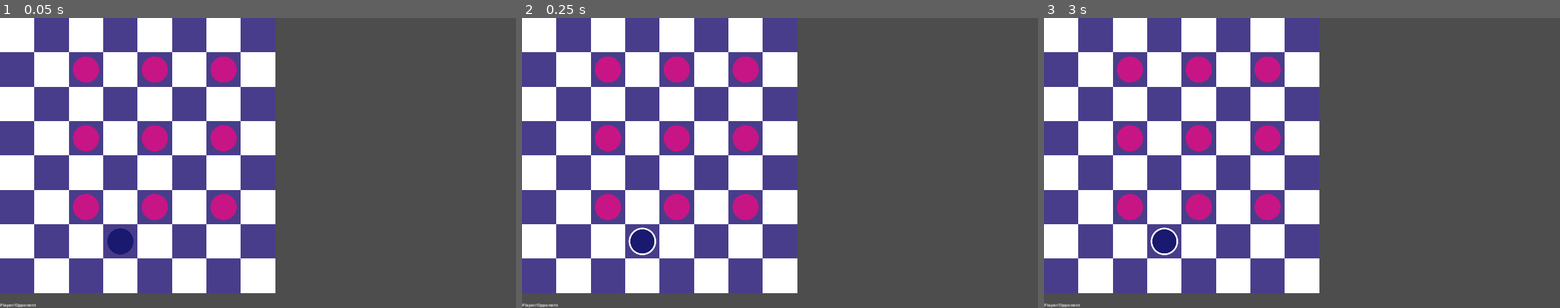
Above: before the commit, frames 1-3 (left to right).
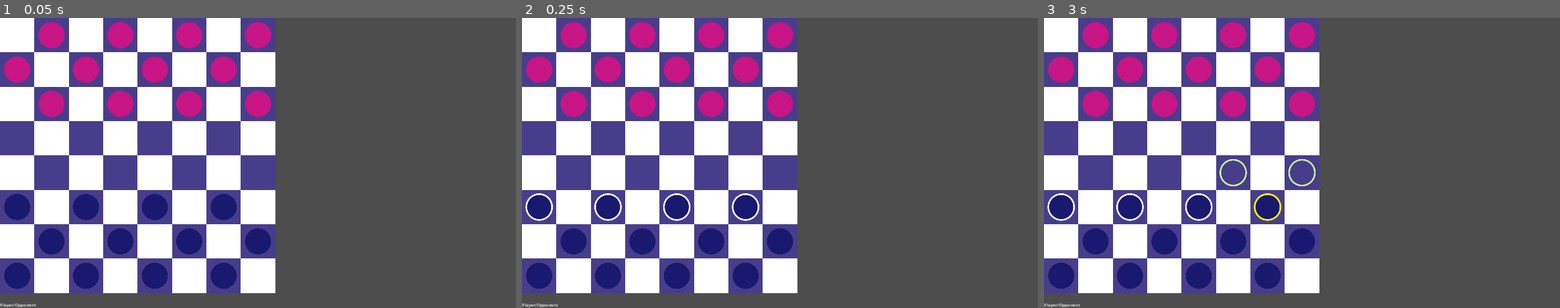
Above: after the commit, the same moments.

Repository: mattsullentrup/godot-checkers
Game: Godot game, scene res://rewrite/level/level.tscn
Two runs of this game, one before a commit and one after it. Both use one fixed random seed, a clock stepped at 60 frames per second and the inputs below.
Inputs (mouse positions are in pixels of both pictures, inside the frame that each line leads up to):
- Up to frame 1 (0.05 s): no input
- Up to frame 2 (0.25 s): no input
- Up to frame 3 (3 s): tap Enter at 0.5, 2 s; move the mouse to (1415, 148) at 0.52 s; press the mouse at (1415, 148) at 0.53 s; tap Space at 1.25, 2.75 s; move the mouse to (1198, 177) at 1.27 s; release the mouse at (1198, 177) at 1.28 s; right-click (1198, 177) at 1.35 s; click (1198, 177) at 1.42 s; move the mouse to (1353, 99) at 2.02 s; press the mouse at (1353, 99) at 2.03 s; move the mouse to (1276, 221) at 2.77 s; release the mouse at (1276, 221) at 2.78 s; right-click (1276, 221) at 2.85 s; click (1276, 221) at 2.92 s

The runs differ from the first frame. In frame 1, 8.3% of the frame differs, in the area x 0-53%, y 1-94%; in frame 2, 8.6%; in frame 3, 8.8%.

Commit message:
Add new smaller circle to draw for kings

Diff:
--- a/9_10_24_checkers/rewrite/level/level_generator.gd
+++ b/9_10_24_checkers/rewrite/level/level_generator.gd
@@ -14,14 +14,17 @@
 
 
 func generate_level() -> void:
-	#_create_units(0, 3, _opponent_group)
-	#_create_units(5, Globals.GRID_SIZE, _player_group)
+	_create_units(0, 3, _opponent_group)
+	_create_units(5, Globals.GRID_SIZE, _player_group)
 
+	#_create_test_scene()
+
+
+func _create_test_scene():
 	_make_new_unit(_player_group, Vector2i(3, 6))
 
 	for y in [1, 3, 5]:
 		for x in [2, 4, 6]:
-		#for x in [4]:
 			_make_new_unit(_opponent_group, Vector2i(x, y))
 
 
--- a/9_10_24_checkers/rewrite/units/unit/opponent_unit/opponent_unit.tscn
+++ b/9_10_24_checkers/rewrite/units/unit/opponent_unit/opponent_unit.tscn
@@ -5,5 +5,5 @@
 [node name="OpponentUnit" instance=ExtResource("1_q2fmi")]
 directions = Array[int]([2, 3])
 normal_color = Color(0.780392, 0.0823529, 0.521569, 1)
-king_color = Color(0.859799, 0.260265, 0.844369, 1)
+king_color = Color(0.832644, 0.49195, 0.361563, 1)
 team = 1
--- a/9_10_24_checkers/rewrite/units/unit/player_unit/player_unit.tscn
+++ b/9_10_24_checkers/rewrite/units/unit/player_unit/player_unit.tscn
@@ -6,4 +6,3 @@
 directions = Array[int]([0, 1])
 normal_color = Color(0.0980392, 0.0980392, 0.439216, 1)
 king_color = Color(0.550872, 0.241093, 0.832644, 1)
-is_king = true
--- a/9_10_24_checkers/rewrite/units/unit/unit.gd
+++ b/9_10_24_checkers/rewrite/units/unit/unit.gd
@@ -161,7 +161,7 @@
 
 func _set_is_king(value) -> void:
 	is_king = value
-	color = king_color
+	#color = king_color
 	for vector in Globals.movement_vectors:
 		#var movement_direction = Globals.movement_vectors.get(vector)
 		if not directions.has(vector):
--- a/9_10_24_checkers/rewrite/units/unit/unit_visuals.gd
+++ b/9_10_24_checkers/rewrite/units/unit/unit_visuals.gd
@@ -4,14 +4,16 @@
 
 @warning_ignore("integer_division")
 const OFFSET = Vector2i(Globals.CELL_SIZE / 2, Globals.CELL_SIZE / 2)
+const KING_INITIAL_RADIUS = 36
 const INITIAL_RADIUS = 48
-const BIG_RADIUS = INITIAL_RADIUS + 30
+const BIG_RADIUS = 30
 const GROW_DIVISOR = 4.0
 const SHRINK_DIVISOR = 1.5
 const WIDTH = 5
 const AVAILABLE_CELL_COLOR = Color("c8f294")
 
 var _radius: float = INITIAL_RADIUS
+var _king_radius: float = KING_INITIAL_RADIUS
 var _color: Color
 
 @onready var _parent: Unit = get_parent()
@@ -22,32 +24,30 @@
 	var particle_pos: Vector2i = _particles.global_position
 	if particle_pos:
 		particle_pos += OFFSET
+
 	_particles.global_position = particle_pos
 
 
 func _draw() -> void:
-	_color = _parent.color
+	#_color = _parent.color
 	if _particles.emitting:
 		return
 
-	draw_circle(OFFSET, _radius, _color, true, -1, true)
+	draw_circle(OFFSET, _radius, _parent.color, true, -1, true)
+
+	if _parent.is_king:
+		draw_circle(OFFSET, _king_radius, _parent.king_color, true, -1, true)
 
 	if _parent.get_parent().selected_unit == _parent:
 		draw_circle(OFFSET, _radius, Color.YELLOW, false, WIDTH, true)
-		if (
-				_parent.jump_path_tween and _parent.jump_path_tween.is_running() \
-				or _parent.normal_move_tween and _parent.normal_move_tween.is_running()
-		):
+
+		if _unit_is_tweening():
 			return
 
-		for move in _parent.available_cells:
-			var world_pos = Navigation.cell_to_world(move)
-			var local_pos = Vector2i(to_local(world_pos))
-			draw_circle(
-					local_pos + OFFSET,
-					INITIAL_RADIUS, AVAILABLE_CELL_COLOR, false, WIDTH, true
-			)
+		_draw_available_cells()
+
 	elif _parent.can_move:
+		# Highlight movable unit
 		draw_circle(OFFSET, _radius, Color.WHITE_SMOKE, false, WIDTH, true)
 
 
@@ -63,7 +63,7 @@
 
 func jump_tween(tween: Tween) -> void:
 	var grow_time = _parent.MOVEMENT_DURATION / GROW_DIVISOR
-	tween.parallel().tween_property(self, "_radius", BIG_RADIUS, grow_time) \
+	tween.parallel().tween_property(self, "_radius", BIG_RADIUS + INITIAL_RADIUS, grow_time) \
 			.set_trans(Tween.TRANS_SINE) \
 			.set_ease(Tween.EASE_OUT)
 
@@ -71,3 +71,18 @@
 	tween.parallel().tween_property(self, "_radius", INITIAL_RADIUS, shrink_time).set_delay(grow_time)\
 			.set_trans(Tween.TRANS_SINE) \
 			.set_ease(Tween.EASE_IN)
+
+
+func _draw_available_cells() -> void:
+	for move in _parent.available_cells:
+		var world_pos = Navigation.cell_to_world(move)
+		var local_pos = Vector2i(to_local(world_pos))
+		draw_circle(
+				local_pos + OFFSET,
+				INITIAL_RADIUS, AVAILABLE_CELL_COLOR, false, WIDTH, true
+		)
+
+
+func _unit_is_tweening() -> bool:
+	return _parent.jump_path_tween and _parent.jump_path_tween.is_running() \
+			or _parent.normal_move_tween and _parent.normal_move_tween.is_running()
